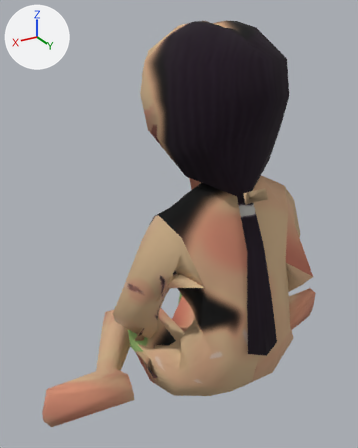
A saved change to the glTF model Res/villager_adult_female.gltf.
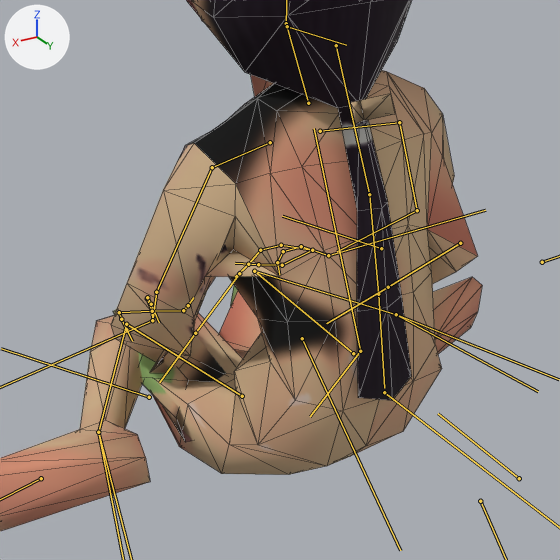
Each version appears first whole from a camera (50 mm lens) standing at (0.668, 0.759, 0.913) and looking at (0.06, -0.254, 0.406), and next in a close-up on the part from 15% to 100% of the width and 31% to 99% of the height. Lighting does not change. The marker at upper left points along +X, +Y and +Z. Both versions are drawn at frame 29 of the action 'Sit'; the numbers are the values there. The bones that bend it are drawn over the model as lines in the close-ups. The close-ups show mesh edges as thin lines.

In view in the first close-up: 'Villager.Adult.Female'.
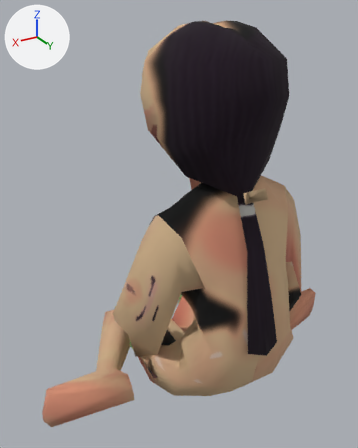
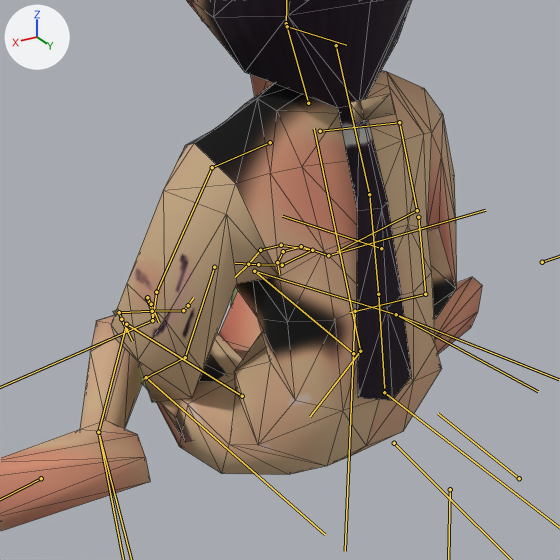
Where the change shows, as pixel boxes [x1, y1, x2, y2] in the close-ups (560 x 560 px):
'Villager.Adult.Female', posed
    both: [0, 0, 482, 531]
bone 'Armature_sleeve.000.L', root to tip
    before: (460, 243) to (388, 287)
    after: (418, 217) to (425, 294)
bone 'Armature_sleeve.001.L', root to tip
    before: (388, 287) to (326, 323)
    after: (425, 294) to (350, 312)
bone 'Armature_sleeve.000.R', root to tip
    before: (239, 273) to (195, 333)
    after: (214, 267) to (185, 357)
bone 'Armature_sleeve.001.R', root to tip
    before: (195, 333) to (159, 382)
    after: (185, 357) to (143, 379)

The change, as a diff of the scene's bpy script:
```diff
--- a/Res/villager_adult_female.gltf.py
+++ b/Res/villager_adult_female.gltf.py
@@ bone_armature_sleeve_000_l @@
 bone_armature_sleeve_000_l = bpy.data.objects['Armature'].pose.bones['Armature_sleeve.000.L']  # child of 'Armature_shoulder.L'
-bone_armature_sleeve_000_l.location = (0.048, 0.008, 0.012)
-bone_armature_sleeve_000_l.rotation_quaternion = (0.638, -0.754, -0.156, 0.006)  # degrees (-101, -11, 14)
+bone_armature_sleeve_000_l.location = (-0.003, 0.009, -0.065)
+bone_armature_sleeve_000_l.rotation_quaternion = (0.8, -0.476, -0.202, -0.306)  # degrees (-54, -38, -22)
@@ bone_armature_sleeve_001_l @@
 bone_armature_sleeve_001_l = bpy.data.objects['Armature'].pose.bones['Armature_sleeve.001.L']  # child of 'Armature_sleeve.000.L'
-bone_armature_sleeve_001_l.rotation_quaternion = (0.992, 0.079, 0.0, -0.098)  # degrees (9, 1, -11)
+bone_armature_sleeve_001_l.rotation_quaternion = (0.933, -0.226, 0.0, 0.28)  # degrees (-25, 7, 32)
@@ bone_armature_sleeve_000_r @@
 bone_armature_sleeve_000_r = bpy.data.objects['Armature'].pose.bones['Armature_sleeve.000.R']  # child of 'Armature_shoulder.R'
-bone_armature_sleeve_000_r.location = (0.0, 0.0, 0.0)
-bone_armature_sleeve_000_r.rotation_quaternion = (0.02, -0.251, 0.744, -0.62)  # degrees (76, -164, 24)
+bone_armature_sleeve_000_r.location = (0.017, -0.002, -0.063)
+bone_armature_sleeve_000_r.rotation_quaternion = (0.773, -0.476, -0.027, 0.419)  # degrees (-54, 21, 46)
@@ bone_armature_sleeve_001_r @@
 bone_armature_sleeve_001_r = bpy.data.objects['Armature'].pose.bones['Armature_sleeve.001.R']  # child of 'Armature_sleeve.000.R'
-bone_armature_sleeve_001_r.rotation_quaternion = (0.992, 0.079, 0.0, 0.098)  # degrees (9, -1, 11)
+bone_armature_sleeve_001_r.rotation_quaternion = (0.988, -0.098, 0.0, -0.121)  # degrees (-11, -1, -14)
```
